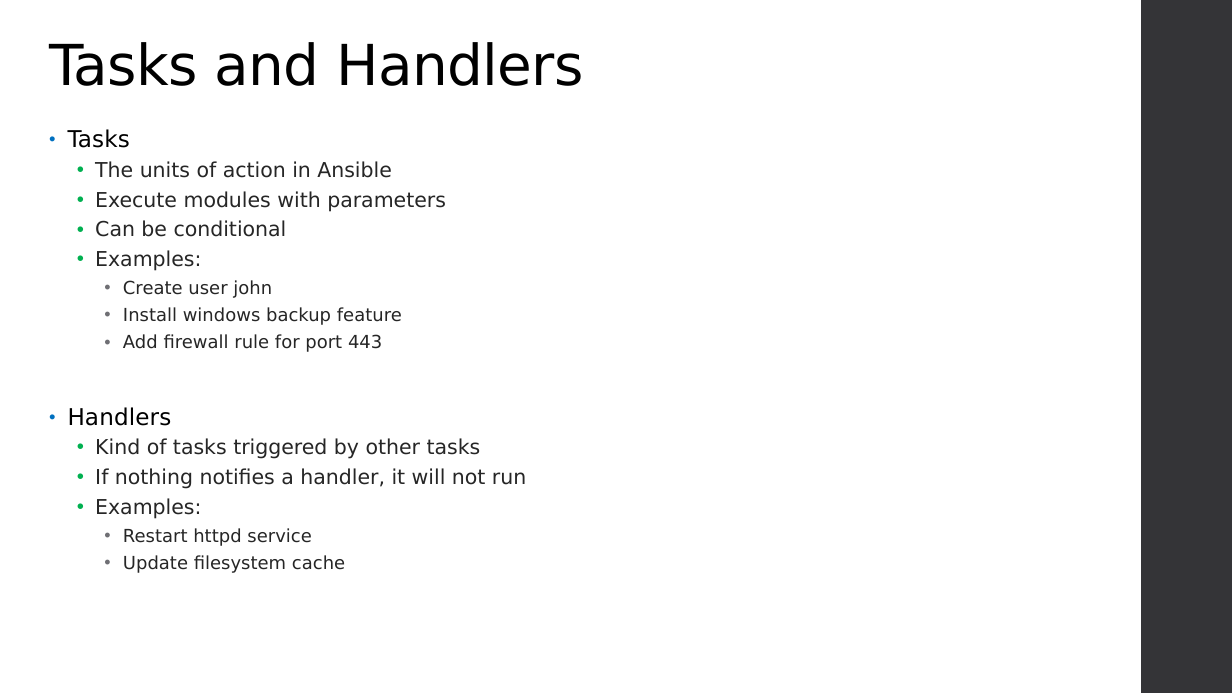
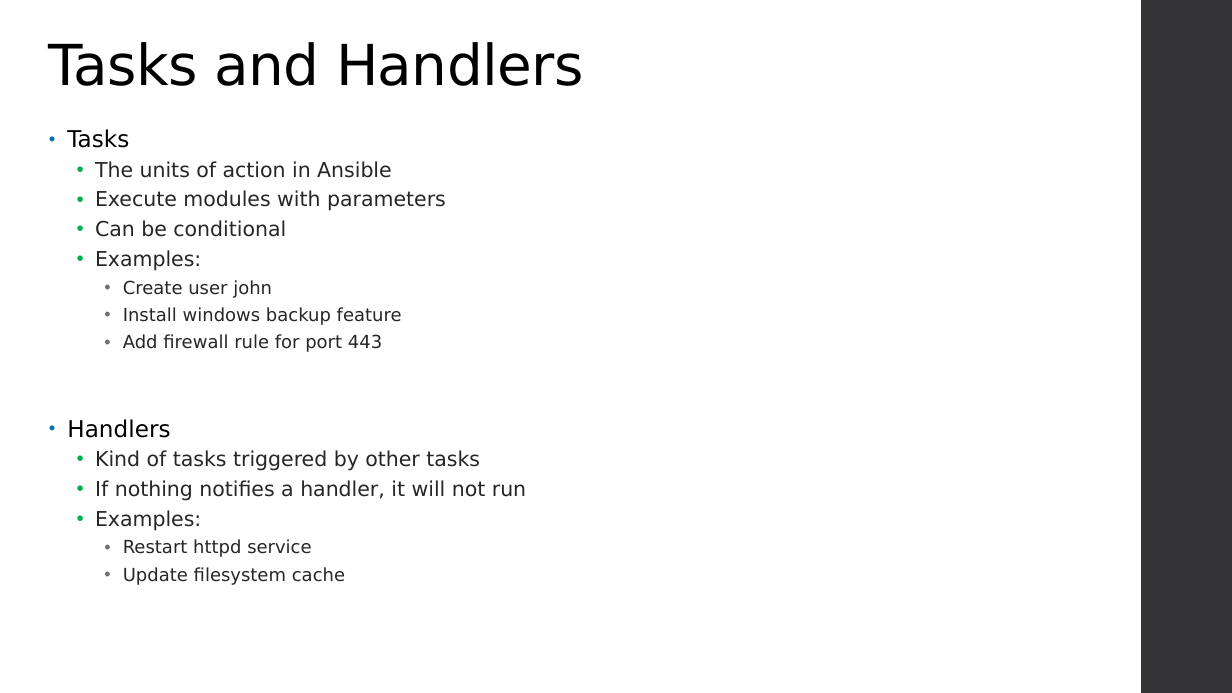
Before and after one commit to varadinov/DevSecOps, a slide deck: slide 9 of 04_configuration_management/Ansible.pptx. Drawn at 1232x693 pixels with LibreOffice and Linux fonts; fonts in the diff are those of the drawing; background and template pictures are left out. Boxes give left, top, right and bottom in pixels: in the first picture for what was removed or moved away, otherwise in the second. Text is boxed around its words. In the diff, an @@ line names an element or a change of style, - is before the commit and + after.

Commit message:
Update ansible section

```diff
--- a/04_configuration_management/Ansible.pptx
+++ b/04_configuration_management/Ansible.pptx
@@ text "Tasks" rewrapped from (68,129,526,573) to (67,129,526,585) @@
```
Also in this commit, not shown: 15 other slides changed, 1 slide added, 14 other files.
